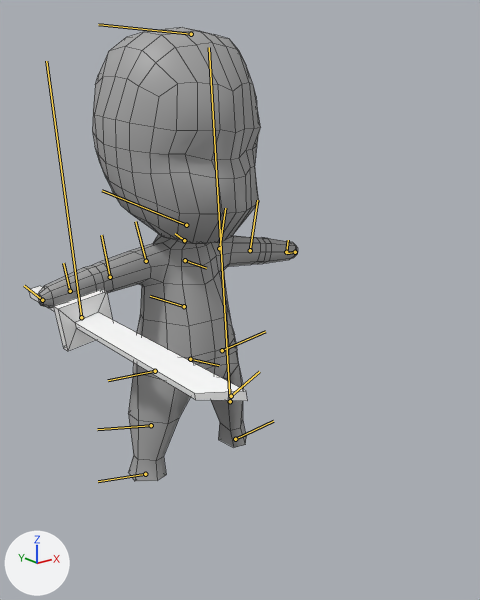
The FBX model Assets/Art/Models/Greybox/Chibi_Prototype_Char1.fbx as it was, and as the next commit left it.
Before and after are seen from a 50 mm camera at (-0.0553, -0.0792, 0.0601) aimed at (0.0007, -0.0092, 0.0321). Every picture has the same lights, and +X, +Y and +Z are marked at lower left. The bones that bend it are drawn over the model as lines. Mesh edges are drawn as thin lines.

In view in the first picture: 'ChibiKai:pCube6', 'pCube7'.
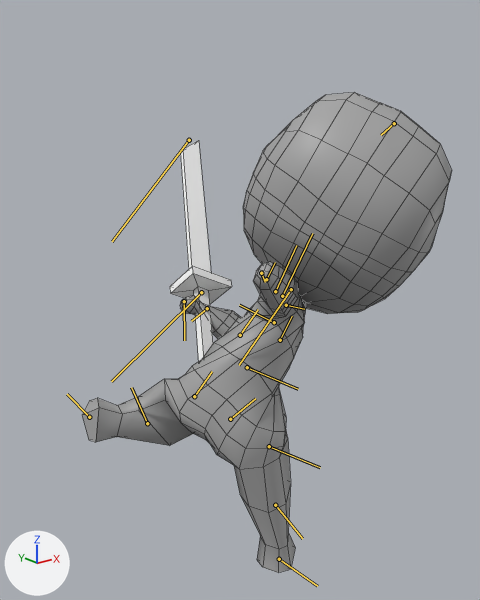
The newer file adds an action. The first version stands in its rest pose; the second is drawn at frame 126 of the action 'Take 001'.

The edits, one by one:
Bone 'Chibi_Root_JNT' (bone_chibi_root_jnt) moves from (0.0, 0.0, 0.0) to (-0.43, 1.65, -0.65).
Bone 'Chibi_Root_JNT' (bone_chibi_root_jnt) turns from (0, 0, 0) to (107, -5, 25) degrees about its own x, y and z.
Bone 'Chibi_Spine_JNT' (bone_chibi_spine_jnt) turns from (0, 0, 0) to (75, -3, -41) degrees about its own x, y and z.
Bone 'Chibi_collar_JNT' (bone_chibi_collar_jnt) turns from (0, 0, 0) to (22, 0, 0) degrees about its own x, y and z.
Bone 'Chibi_Head_JNT' (bone_chibi_head_jnt) turns from (0, 0, 0) to (-66, 44, 21) degrees about its own x, y and z.
Bone 'Chibi_LShoulder_JNT' (bone_chibi_lshoulder_jnt) turns from (0, 0, 0) to (1, 26, -16) degrees about its own x, y and z.
Bone 'Chibi_LElbow_JNT' (bone_chibi_lelbow_jnt) turns from (0, 0, 0) to (-2, -25, 7) degrees about its own x, y and z.
Bone 'Chibi_Rshoulder_JNT' (bone_chibi_rshoulder_jnt) turns from (0, 0, 0) to (-38, 70, -48) degrees about its own x, y and z.
Bone 'Chibi_Relbow_JNT' (bone_chibi_relbow_jnt) turns from (0, 0, 0) to (-7, 40, -2) degrees about its own x, y and z.
Bone 'Chibi_Rhand_JNT' (bone_chibi_rhand_jnt) turns from (0, 0, 0) to (91, 11, -35) degrees about its own x, y and z.
Bone 'Sword_Hilt' (bone_sword_hilt) moves from (0.0, 0.0, 0.0) to (-0.25, 0.2, -0.01).
Bone 'Chibi_LThigh_JNT' (bone_chibi_lthigh_jnt) turns from (0, 0, 0) to (67, 12, 23) degrees about its own x, y and z.
Bone 'Chibi_LKnee_JNT' (bone_chibi_lknee_jnt) turns from (0, 0, 0) to (-16, 58, -34) degrees about its own x, y and z.
Bone 'Chibi_RThigh_JNT' (bone_chibi_rthigh_jnt) turns from (0, 0, 0) to (26, 7, 17) degrees about its own x, y and z.

Boxes (x1, y1, x2, y2) around the edits, measured in the pictures (480 x 600 px):
'ChibiKai:pCube6', posed (42% wider): before (38, 27, 298, 481); after (82, 92, 452, 573)
'pCube7', posed: before (28, 286, 247, 401); after (170, 140, 232, 361)
bone 'Chibi_Root_JNT', root to tip: before (190, 359) to (219, 365); after (230, 419) to (255, 398)
bone 'Chibi_Spine_JNT', root to tip: before (184, 306) to (150, 296); after (247, 367) to (298, 389)
bone 'Chibi_collar_JNT', root to tip: before (185, 260) to (206, 268); after (274, 322) to (239, 305)
bone 'Chibi_Head_JNT', root to tip: before (186, 225) to (102, 190); after (291, 289) to (239, 365)
bone 'Chibi_LShoulder_JNT', root to tip: before (219, 248) to (225, 208); after (275, 291) to (296, 245)
bone 'Chibi_LElbow_JNT', root to tip: before (250, 250) to (257, 200); after (282, 296) to (312, 233)
bone 'Chibi_Rshoulder_JNT', root to tip: before (146, 261) to (135, 221); after (280, 340) to (292, 316)
bone 'Chibi_Relbow_JNT', root to tip: before (110, 277) to (101, 235); after (240, 335) to (258, 309)
bone 'Chibi_Rhand_JNT', root to tip: before (70, 291) to (63, 263); after (207, 308) to (191, 321)
bone 'Sword_Hilt', root to tip: before (81, 317) to (46, 61); after (201, 292) to (111, 381)
bone 'Chibi_LThigh_JNT', root to tip: before (222, 350) to (265, 331); after (194, 396) to (212, 371)
bone 'Chibi_LKnee_JNT', root to tip: before (231, 396) to (259, 371); after (147, 423) to (131, 387)
bone 'Chibi_RThigh_JNT', root to tip: before (155, 371) to (108, 380); after (269, 446) to (320, 467)
